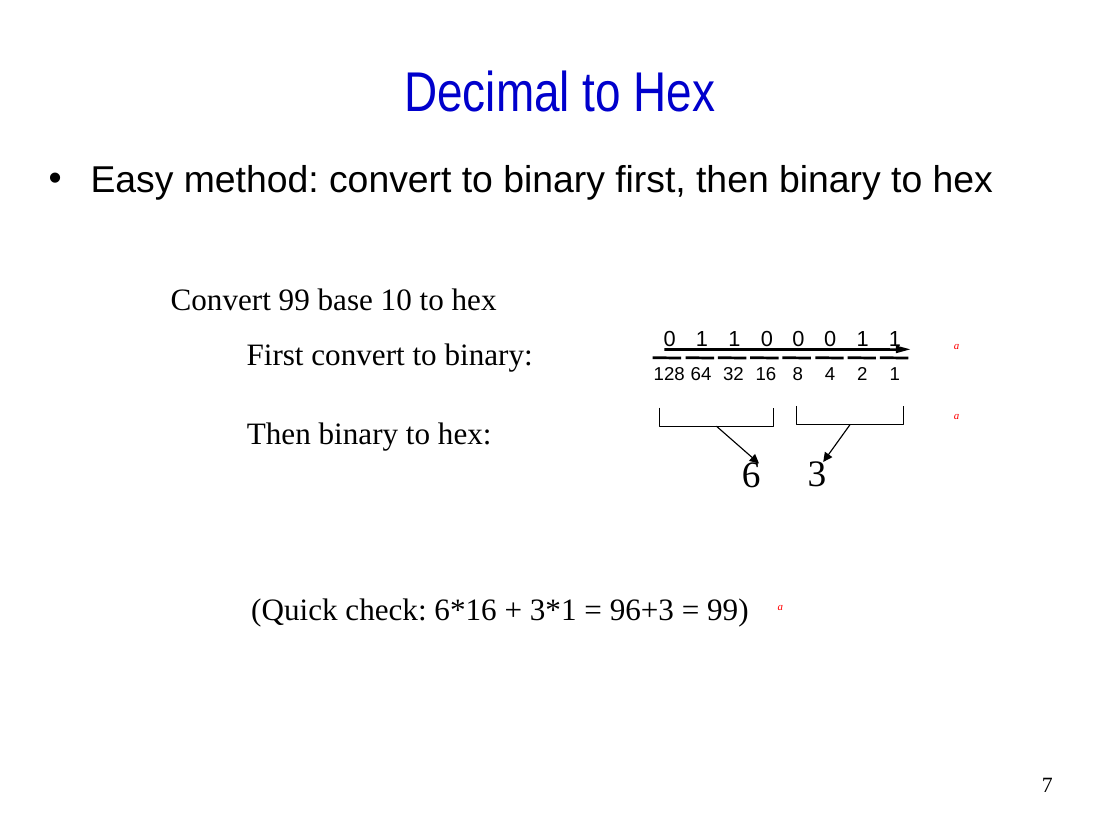
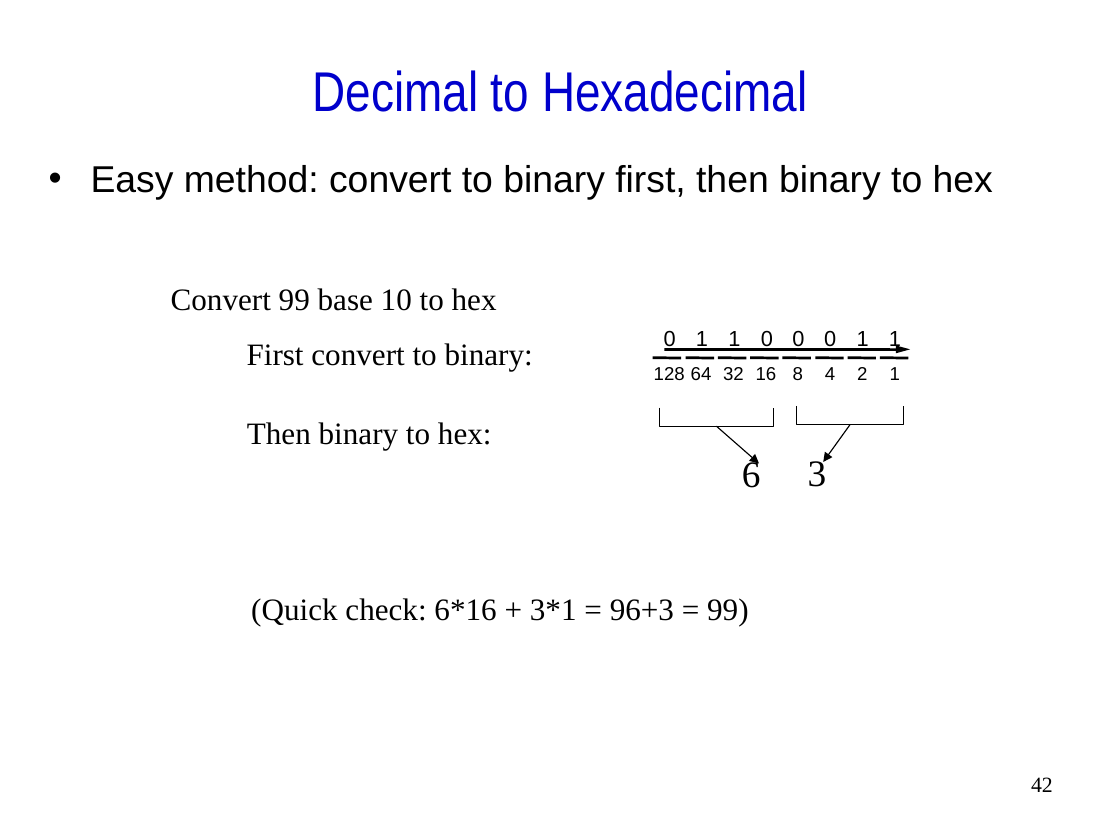
Before and after one commit to mochizukimax/ee260_2019_spring_materials_week_02_repo, a slide deck: slide 42 of docs/slides/ee260_2019_spring_materials_week_02_slides.ppt (slide 7 before the commit). Drawn at 1120x840 pixels with LibreOffice and Linux fonts; fonts in the diff are those of the drawing. Boxes give left, top, right and bottom in pixels: in the first picture for what was removed or moved away, otherwise in the second. Text is boxed around its words. In the diff, an @@ line names an element or a change of style, - is before the commit and + after.

```diff
--- a/docs/slides/ee260_2019_spring_materials_week_02_slides.ppt
+++ b/docs/slides/ee260_2019_spring_materials_week_02_slides.ppt
@@ title at [312,70,807,112]: text changed @@
-Decimal to Hex
+Decimal to Hexadecimal
@@ text removed at [954,344,959,349] @@
-a
@@ text removed at [954,414,959,419] @@
-a
@@ text removed at [778,605,783,610] @@
-a
@@ page number at [1031,777,1053,792]: text changed @@
-7
+42
```
Also in this commit, not shown: 7 other slides changed, 70 slides added, 19 slides removed, 2 other files.
